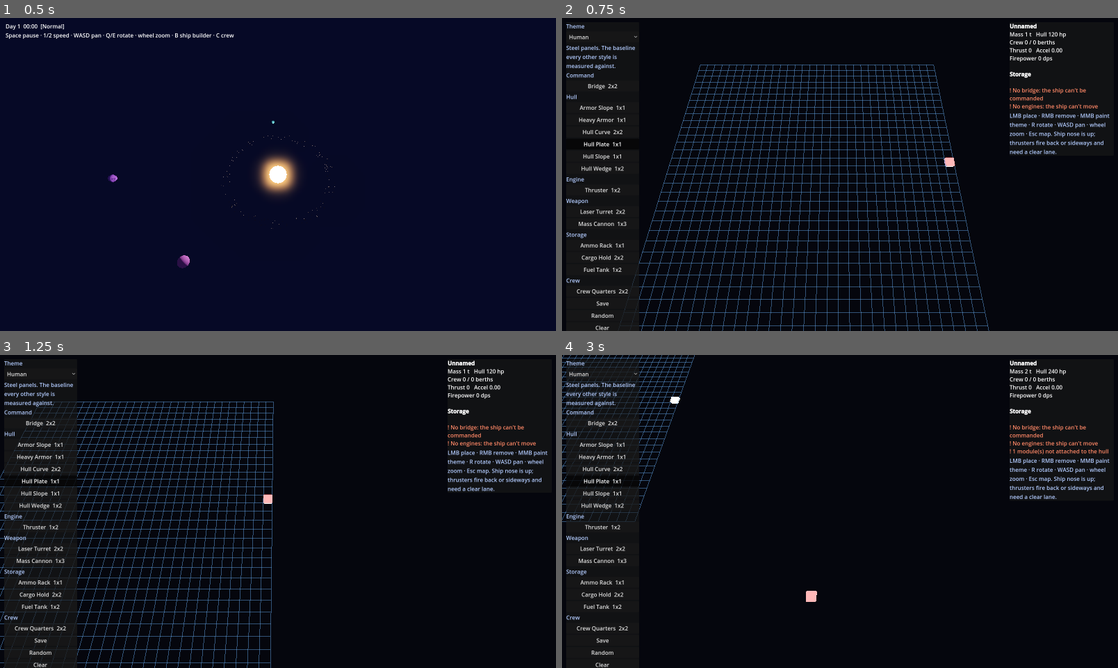
Above: before the commit, frames 1-4 (two rows, left to right).
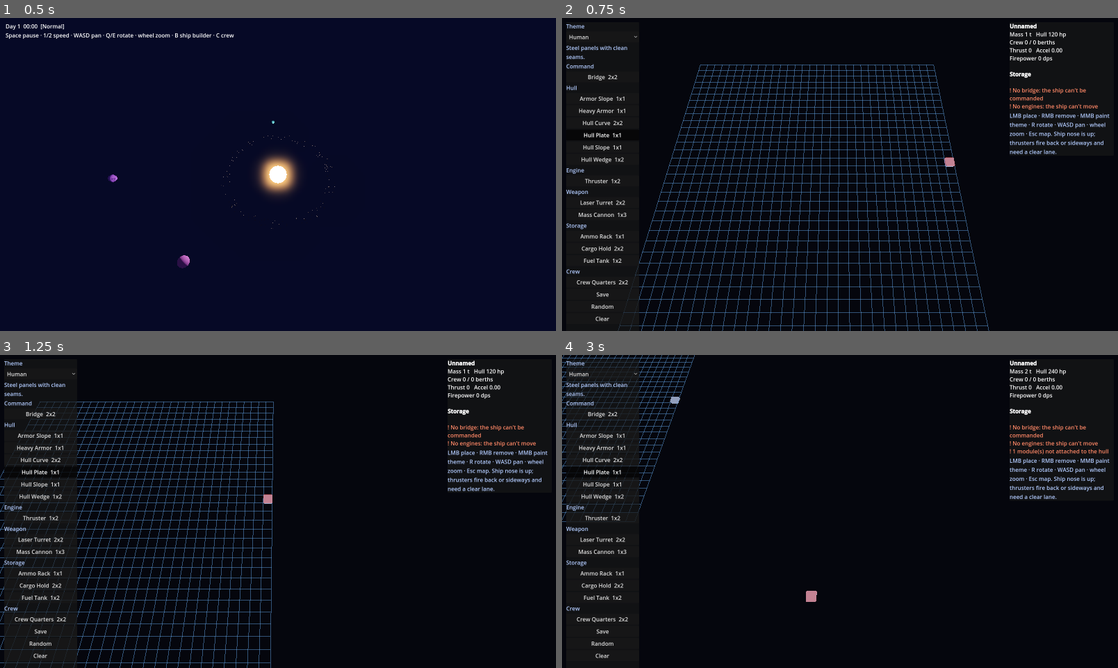
Above: after the commit, the same moments.

Repository: Littlebutta/Space-Lord
Game: Godot game, scene res://scenes/main.tscn
The game is run twice, just before and just after one commit, with the same random seed, the same clock (stepped at 60 frames per second) and the same inputs.
Inputs (mouse positions are in pixels of both pictures, inside the frame that each line leads up to):
- Up to frame 1 (0.5 s): no input
- Up to frame 2 (0.75 s): tap Enter at 0.5 s; move the mouse to (962, 158) at 0.52 s; hold Right (ui_right) from 0.53 s (still down); tap B at 0.6 s; click (962, 158) at 0.67 s
- Up to frame 3 (1.25 s): keep holding Right (ui_right); tap Space at 0.77 s
- Up to frame 4 (3 s): move the mouse to (728, 527) at 1.27 s; release Right (ui_right) at 1.28 s; hold Down (ui_down) 1.28-2.03 s; tap B at 1.35, 2.3 s; tap Space at 1.52 s; move the mouse to (895, 442) at 2.02 s; hold Right (ui_right) 2.03-2.78 s; tap 1 at 2.1 s; move the mouse to (812, 574) at 2.77 s; hold Up (ui_up) from 2.78 s (still down); tap 2 at 2.85 s; click (812, 574) at 2.92 s

Frame 1 is identical in both runs. In frame 2, 2.3% of the frame differs, in the area x 0-71%, y 8-100%; in frame 3, 2.3%; in frame 4, 2.4%, in the area x 0-46%, y 8-100%.

Commit message:
Make part themes visual only and tame toon shader brightness
Themes no longer change stats; the shader uses only the light's hue so
parts keep their colours instead of washing out to white.

Co-Authored-By: Claude Opus 5.5 <noreply@anthropic.com>
Claude-Session: https://claude.ai/code/session_0127pNqhFGXSHJjCgnyjEi92

Diff:
--- a/godot/assets/materials/toon.gdshader
+++ b/godot/assets/materials/toon.gdshader
@@ -6,6 +6,7 @@
 uniform vec4 shade : source_color = vec4(0.5, 0.55, 0.85, 1.0);
 uniform float cut : hint_range(0.0, 1.0) = 0.3;
 uniform float rim : hint_range(0.0, 1.0) = 0.35;
+uniform float strength : hint_range(0.0, 2.0) = 0.25;
 
 void fragment() {
 	ALBEDO = albedo.rgb;
@@ -18,5 +19,8 @@
 	float lit = smoothstep(cut - 0.02, cut + 0.02, ndl);
 	vec3 band = mix(shade.rgb * 0.45, vec3(1.0), lit);
 	float edge = smoothstep(0.6, 0.64, 1.0 - dot(NORMAL, VIEW)) * lit;
-	DIFFUSE_LIGHT += (band + edge * rim) * LIGHT_COLOR / PI;
+	// Only the light's hue is used, so the look is the same whatever the
+	// light energy or renderer.
+	vec3 hue = LIGHT_COLOR / max(max(LIGHT_COLOR.r, LIGHT_COLOR.g), max(LIGHT_COLOR.b, 0.001));
+	DIFFUSE_LIGHT += (band + edge * rim) * hue * strength;
 }
--- a/godot/data/themes/bio.tres
+++ b/godot/data/themes/bio.tres
@@ -7,9 +7,8 @@
 id = &"bio"
 display_name = "Biological"
 order = 1
-blurb = "Grown, not built. Light and fast, but softer under fire."
+blurb = "Grown, not built. Organic, rounded shapes."
 tint = Color(0.5, 0.78, 0.42, 1)
 tint_mix = 0.55
-stat_mult = {"hp": 0.85, "mass": 0.75}
 smooth = 2
 height = 1.15
--- a/godot/data/themes/crystal.tres
+++ b/godot/data/themes/crystal.tres
@@ -7,10 +7,9 @@
 id = &"crystal"
 display_name = "Crystalline"
 order = 2
-blurb = "Alien lattice. Very tough and a bit heavy."
+blurb = "Alien lattice. Tall faceted shapes."
 tint = Color(0.45, 0.85, 1, 1)
 tint_mix = 0.6
-stat_mult = {"hp": 1.3, "mass": 1.15}
 bevel = 0.22
 taper = 0.3
 height = 1.35
--- a/godot/data/themes/human.tres
+++ b/godot/data/themes/human.tres
@@ -7,7 +7,7 @@
 id = &"human"
 display_name = "Human"
 order = 0
-blurb = "Steel panels. The baseline every other style is measured against."
+blurb = "Steel panels with clean seams."
 tint = Color(0.86, 0.88, 0.92, 1)
 tint_mix = 0.2
 bevel = 0.08
--- a/godot/data/themes/scrap.tres
+++ b/godot/data/themes/scrap.tres
@@ -7,8 +7,7 @@
 id = &"scrap"
 display_name = "Scrap"
 order = 3
-blurb = "Pirate junk bolted together. Heavy, patchy, cheap crew."
+blurb = "Pirate junk bolted together. Patchy, uneven plating."
 tint = Color(0.72, 0.48, 0.3, 1)
 tint_mix = 0.45
-stat_mult = {"hp": 0.95, "mass": 1.2, "crew": 0.75}
 jitter = 0.5
--- a/godot/scenes/ship_editor/ship_editor.tscn
+++ b/godot/scenes/ship_editor/ship_editor.tscn
@@ -10,7 +10,7 @@
 background_color = Color(0.02, 0.025, 0.05, 1)
 ambient_light_source = 2
 ambient_light_color = Color(0.45, 0.5, 0.65, 1)
-ambient_light_energy = 0.6
+ambient_light_energy = 0.3
 tonemap_mode = 2
 
 [node name="ShipEditor" type="Node3D"]
--- a/godot/scripts/ships/ship_design.gd
+++ b/godot/scripts/ships/ship_design.gd
@@ -78,11 +78,11 @@
 	emit_changed()
 
 
-## Sums a numeric module property, e.g. total("mass"), with themes.
+## Sums a numeric module property, e.g. total("mass").
 func total(stat: StringName) -> float:
 	var sum := 0.0
-	for i in modules.size():
-		sum += float(modules[i].get(stat)) * theme(i).mult(stat)
+	for m in modules:
+		sum += float(m.get(stat))
 	return sum
 
 
--- a/godot/scripts/ships/ship_theme.gd
+++ b/godot/scripts/ships/ship_theme.gd
@@ -1,8 +1,8 @@
 class_name ShipTheme
 extends Resource
-## A style any part can wear (human, bio, crystal...): a colour, a
-## placeholder shape and stat tweaks. Themes are .tres files under
-## res://data/themes, so new ones need no code.
+## A purely visual style any part can wear (human, bio, crystal...):
+## a colour and a placeholder shape. Themes never change stats. They
+## are .tres files under res://data/themes, so new ones need no code.
 
 const DIR := "res://data/themes/"
 
@@ -12,7 +12,6 @@
 @export var blurb := ""  # one line shown in the builder
 @export var tint := Color.WHITE
 @export var tint_mix := 0.3  # how much tint replaces the part colour
-@export var stat_mult := {}  # stat -> multiplier, e.g. {"mass": 0.8}
 @export_group("Placeholder shape")
 @export var bevel := 0.0  # cut corners this far along each edge
 @export var smooth := 0  # extra corner rounding passes
@@ -41,10 +40,6 @@
 	return all()[0]
 
 
-func mult(stat: StringName) -> float:
-	return float(stat_mult.get(String(stat), 1.0))
-
-
 func paint(c: Color) -> Color:
 	return c.lerp(tint, tint_mix)
 
--- a/godot/tests/test_ship_rules.gd
+++ b/godot/tests/test_ship_rules.gd
@@ -21,8 +21,11 @@
 	check(ShipRules.problems(d).size() == 1, "far-from-fuel warning")
 	check(d.add(fuel, Vector2i(2, 0)), "near fuel tank placed")
 	check(ShipRules.problems(d).is_empty(), "no warnings once fuel is near")
+	var before := ShipStats.of(d)
 	d.paint(Vector2i(1, 2), &"crystal")
 	check(d.theme(2).id == &"crystal", "paint sets theme")
+	var after := ShipStats.of(d)
+	check(before.mass == after.mass and before.hp == after.hp, "themes are visual only")
 	check(ShipTheme.all().size() >= 4, "themes loaded")
 	for t in ShipTheme.all():
 		for m in ModuleLibrary.all():
Not shown, added: godot/assets/materials/toon.gdshader.uid
Not shown, added: godot/icon.svg.import
Not shown, added: godot/scripts/autoload/game_clock.gd.uid
Not shown, added: godot/scripts/camera/rts_camera.gd.uid
Not shown, added: godot/scripts/crew/crew_job.gd.uid
Not shown, added: godot/scripts/crew/crew_look.gd.uid
Not shown, added: godot/scripts/crew/crew_member.gd.uid
Not shown, added: godot/scripts/crew/crew_sim.gd.uid
Not shown, added: godot/scripts/crew/crew_test.gd.uid
Not shown, added: godot/scripts/crew/job_board.gd.uid
Not shown, added: godot/scripts/crew/ship_nav.gd.uid
Not shown, added: godot/scripts/crew/ship_state.gd.uid
(and 18 more such lines)
